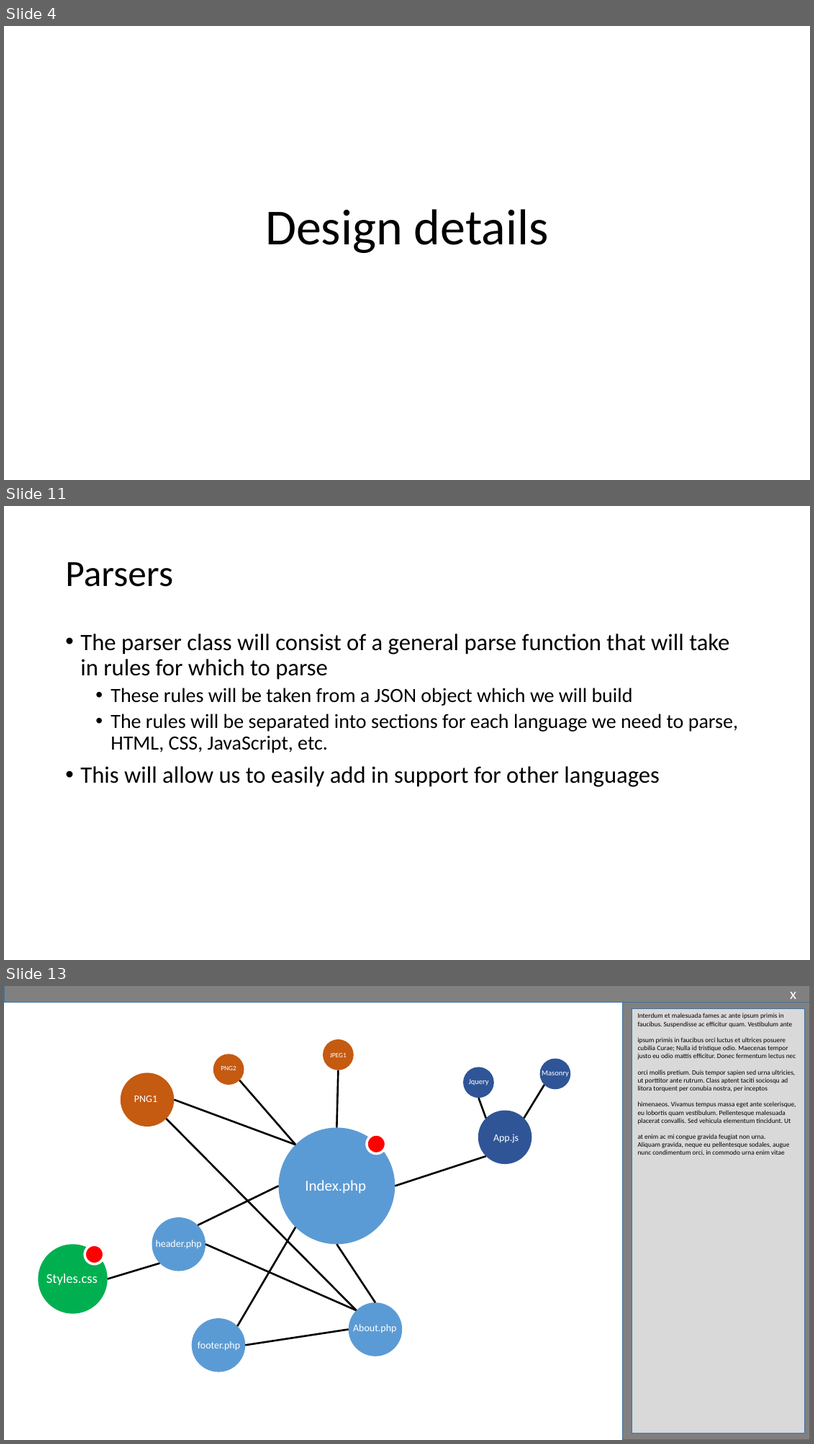
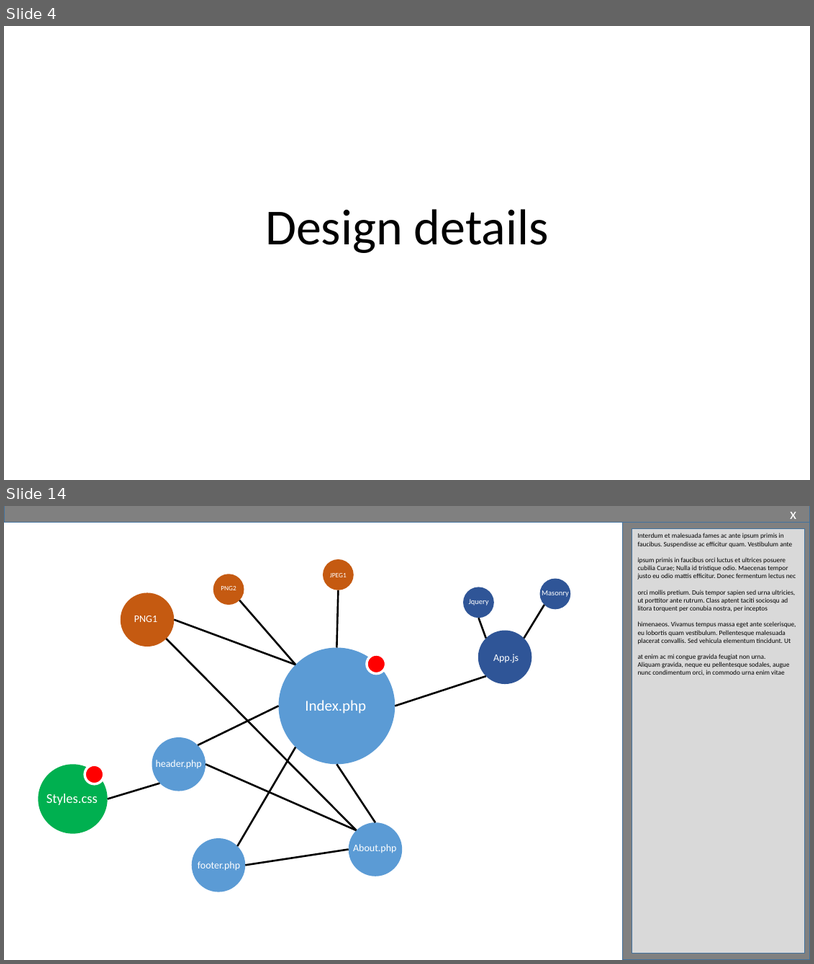
Before and after one commit to slichlyter12/Postal, a slide deck: ProgressReportMidWinter/Progress-Report-MidWinter-team38.pptx. Shown one above the other, each under a label of ours: slides 4, 11 and 13 before the commit, slides 4 and 14 after it; the slides between them are not shown. The pictures are 814x1444 and 814x964 pixels, drawn with LibreOffice and Linux fonts; fonts in the diff are those of the drawing. Boxes give left, top, right and bottom in pixels: in the first picture for what was removed or moved away, otherwise in the second. Text is boxed around its words. In the diff, an @@ line names an element or a change of style, - is before the commit and + after.

```diff
--- a/ProgressReportMidWinter/Progress-Report-MidWinter-team38.pptx
+++ b/ProgressReportMidWinter/Progress-Report-MidWinter-team38.pptx
@@ slide 11 removed at box(4, 506, 810, 960), background #FFFFFF @@
@@ title removed at box(65, 562, 173, 587) @@
-Parsers
@@ text removed at box(80, 633, 738, 787) @@
-• The parser class will consist of a general parse function that will take in rules for which to parse
-  • These rules will be taken from a JSON object which we will build
-  • The rules will be separated into sections for each language we need to parse, HTML, CSS, JavaScript, etc.
-• This will allow us to easily add in support for other languages
@@ what was slide 13 is now slide 14 @@
```
Also in this commit, not shown: 14 slides changed, 16 slides added, 5 other slides removed.
